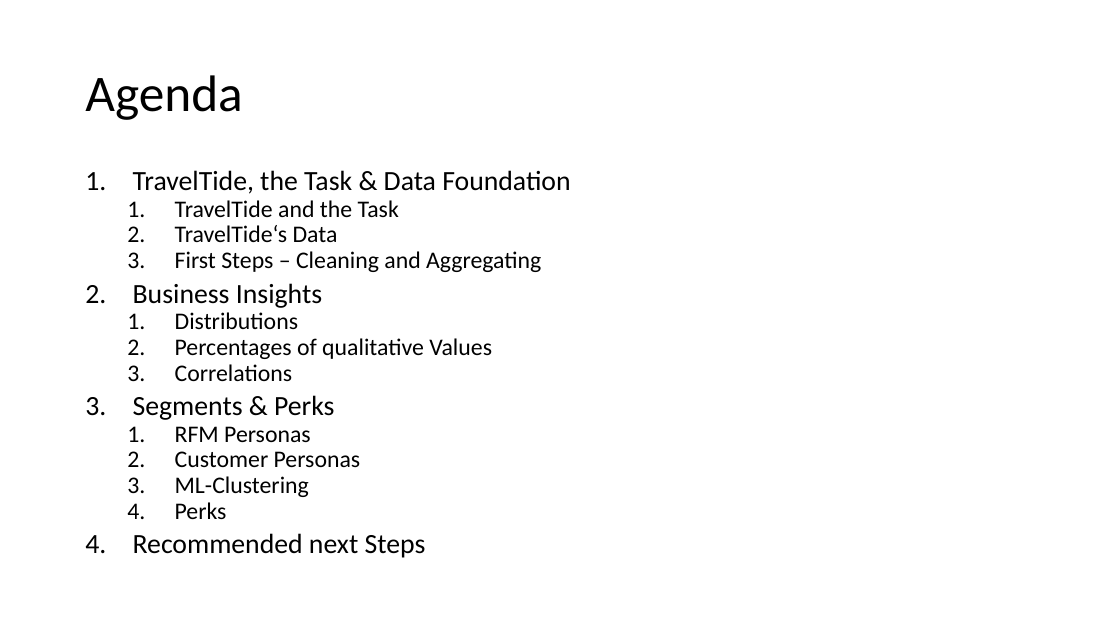
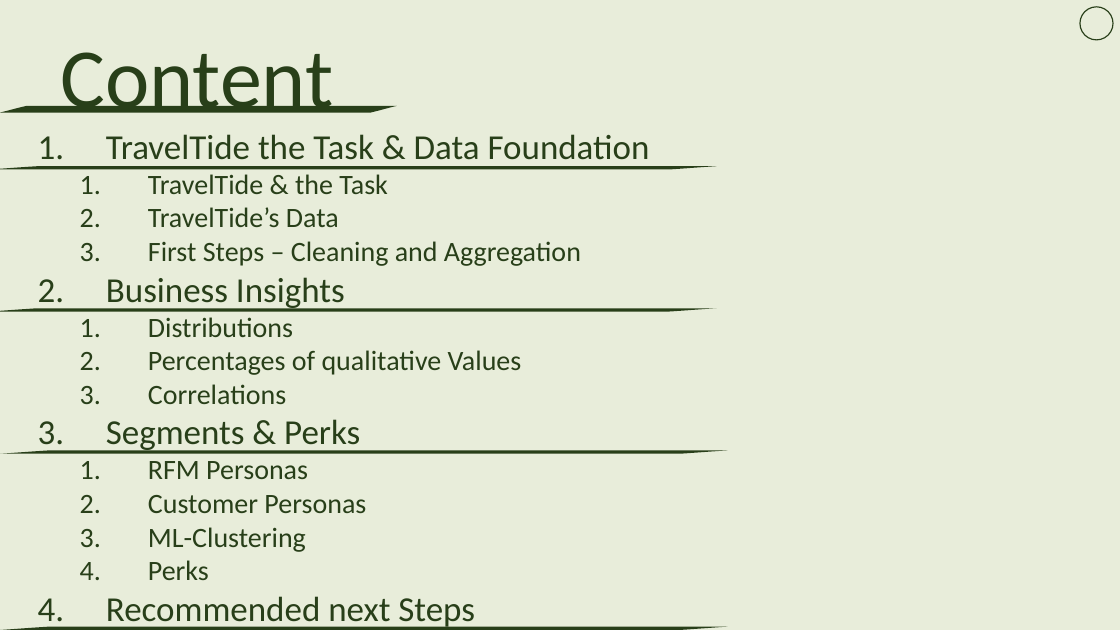
Before and after one commit to florian7380/TravelTide-Project, a slide deck: slide 2 of reports/TravelTide - Presentation.pptx. Drawn at 1120x630 pixels with LibreOffice and Linux fonts; fonts in the diff are those of the drawing. Boxes give left, top, right and bottom in pixels: in the first picture for what was removed or moved away, otherwise in the second. Text is boxed around its words. In the diff, an @@ line names an element or a change of style, - is before the commit and + after.

```diff
--- a/reports/TravelTide - Presentation.pptx
+++ b/reports/TravelTide - Presentation.pptx
@@ background #FFFFFF to #E8EDDA @@
@@ ellipse added at <box>1081,7,1113,39</box>, fill #E8EDDA, outline #283F19 1 pt @@
@@ text added at <box>61,52,334,113</box>, 72 pt, text #283F19 @@
+Content
@@ title removed at <box>85,75,242,120</box> @@
-Agenda
@@ freeform shape added at <box>0,106,397,113</box>, fill #283F19 @@
@@ text "TravelTide the Task & Data ...": place and size @@
-text "TravelTide the Task & Data ..." at <box>133,170,570,558</box>
+text "TravelTide the Task & Data ..." at <box>106,134,650,630</box>
@@ text at <box>106,134,650,266</box>: text changed; size 20.4 to 24 pt; text colour #000000 to #283F19 @@
-1. TravelTide, the Task & Data Foundation
-  1. TravelTide and the Task
-  2. TravelTide‘s Data
-  3. First Steps – Cleaning and Aggregating
+1. TravelTide the Task & Data Foundation
+  1. TravelTide & the Task
+  2. TravelTide’s Data
+  3. First Steps – Cleaning and Aggregation
@@ freeform shape added at <box>0,166,717,170</box>, fill #283F19 @@
@@ text at <box>106,277,522,630</box>: size 23.8 to 30 pt in "Business Insights", "Segments & Perks", "Recommended next Steps"; text colour #000000 to #283F19 in "Business Insights", "Distributions", "Percentages of qualitative Values", "Correlations" and 6 more places; size 20.4 to 24 pt in "Distributions", "Percentages of qualitative Values", "Correlations", "RFM Personas" and 3 more places; indent changed; line spacing 0.7 to 1; less space between paragraphs @@
@@ freeform shape added at <box>0,308,717,312</box>, fill #283F19 @@
@@ freeform shape added at <box>0,450,728,454</box>, fill #283F19 @@
@@ freeform shape added at <box>0,627,728,630</box>, fill #283F19 @@
```
Also in this commit, not shown: 17 other slides changed, 2 slides removed.
